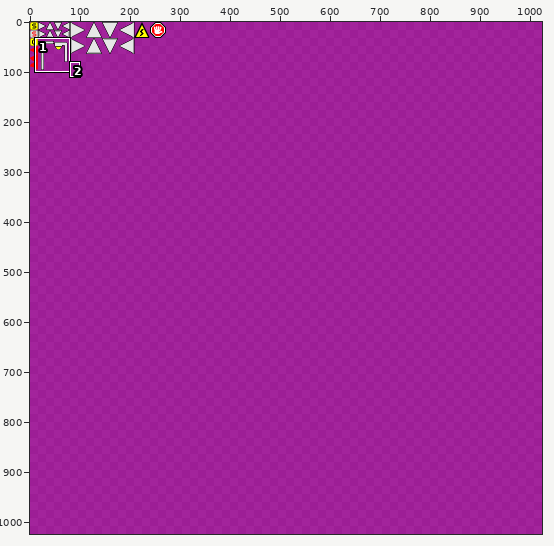
Two versions of one pixel-art file, gfx/src/sprites-gen.ase. Above, an overview of the earlier version with the close-up marked.
Close-up. Before the edit:
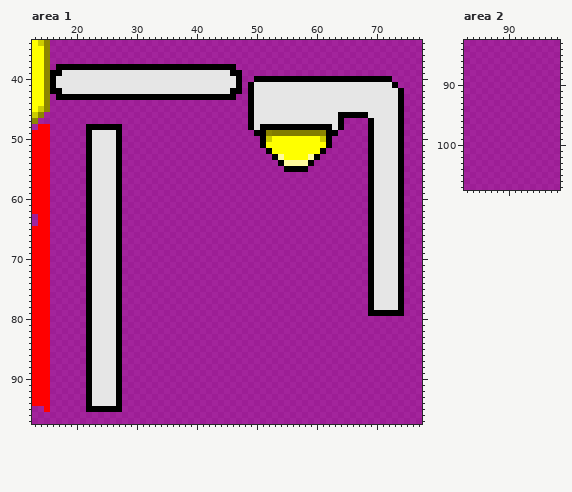
1024x1024 pixels, 1 frame. Shown: area 1: x 13..77, y 34..97; area 2: x 83..98, y 83..107. The commit also changed other parts of the picture, which this record leaves out.
And afterwards:
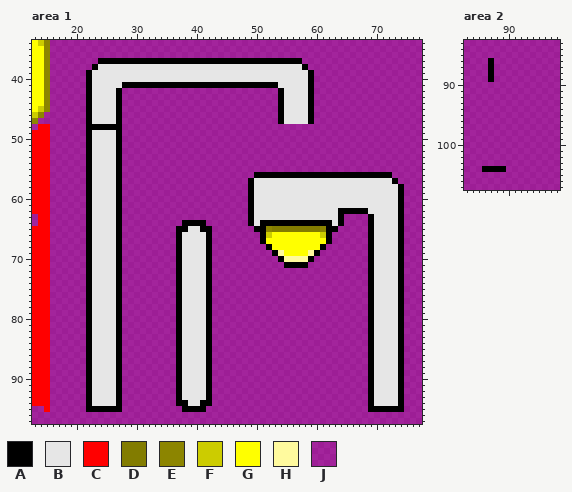
Palette (. is transparent): A #000000  B #e6e6e6  C #ff0000  D #827c00  E #8c8500  F #cccc00  G #ffff00  H #fffa9e  J #ff00e980
Difference:
Changed rows in their new state; - is an unchanged pixel.
Area 1, layer "gfx":
first column x 16:
37 --------AAAAAAAAAAAAAAAAAAAAAAAAAAAAAAAAAA-----------------
38 -JJJJJJ-BBBBBBBBBBBBBBBBBBBBBBBBBBBBBBBBBBA----------------
39 JJJJJJA-----------------------BBBBBBBBBBBBBA---------------
40 JJJJJJA------------------------BBBBBBBBBBBB-JJJJJJJJJJJJJ--
41 JJJJJJA-----AAAAAAAAAAAAAAAAAAA-A-AAAA-----AJJJJJJJJJJJJJJ-
42 JJJJJJA----AJJJJJJJJJJJJJJJJJJJJ-JJJJJA----AJJJJJJJJJJJJJJJ
43 -JJJJJ-BBBB-JJJJJJJJJJJJJJJJJJJ--JJJJJA----AJJJJJJJJJJJJJJJ
44 ------ABBBBA---------------------JJJJJA----AJJJJJJJJJJJJJJJ
45 ------ABBBBA---------------------JJJJJA----AJJJJJJJJJJJJJJJ
46 ------ABBBBA---------------------JJJJJA----AJJJJJJJJJJJJJJJ
47 ------ABBBBA---------------------JJJJJA----AJJJJJ----JJJJJJ
48 ---------------------------------JJJJJJJJJJJJJJJJ----JJJJJJ
49 ----------------------------------JJJJJJJJJJJJJJ-----JJJJJJ
50 -----------------------------------JJJJJJJJJJJJ------JJJJJJ
51 -----------------------------------JJJJJJJJJJJJ------JJJJJJ
52 ------------------------------------JJJJJJJJJJ-------JJJJJJ
53 -------------------------------------JJJJJJJJ--------JJJJJJ
54 --------------------------------------JJJJJJ---------JJJJJJ
55 ---------------------------------------JJJJ----------JJJJJJ
56 ----------------------------------AAAAAAAAAAAAAAAAAAA-AAAJJ
57 ---------------------------------ABBBBBBBBBBBBBBBBBBBB---AJ
58 ---------------------------------ABBBBBBBBBBBBBBBBBBBB-----
59 ---------------------------------ABBBBBBBBBBBBBBBBBBBB-----
60 ---------------------------------ABBBBBBBBBBBBBBBBBBBB-----
61 ---------------------------------ABBBBBBBBBBBBBBBBBBBB-----
62 ---------------------------------ABBBBBBBBBBBBBBAAAAAB-----
63 ---------------------------------ABBBBBBBBBBBBBBA----------
64 ----------------------AAAA-------ABAAAAAAAAAAAABA----------
65 ---------------------AABBAA-------AAEDDDDDDDDEAA-----------
66 ---------------------ABBBBA--------AFGGGGGGGGFA------------
67 ---------------------ABBBBA--------AGGGGGGGGGGA------------
68 ---------------------ABBBBA---------AGGGGGGGGA-------------
69 ---------------------ABBBBA----------AHGGGGHA--------------
70 ---------------------ABBBBA-----------AHHHHA---------------
71 ---------------------ABBBBA------------AAAA----------------
72 ---------------------ABBBBA--------------------------------
73 ---------------------ABBBBA--------------------------------
74 ---------------------ABBBBA--------------------------------
75 ---------------------ABBBBA--------------------------------
76 ---------------------ABBBBA--------------------------------
77 ---------------------ABBBBA--------------------------------
78 ---------------------ABBBBA--------------------------------
79 ---------------------ABBBBA---------------------------BBBB-
80 ---------------------ABBBBA--------------------------ABBBBA
81 ---------------------ABBBBA--------------------------ABBBBA
82 ---------------------ABBBBA--------------------------ABBBBA
83 ---------------------ABBBBA--------------------------ABBBBA
84 ---------------------ABBBBA--------------------------ABBBBA
85 ---------------------ABBBBA--------------------------ABBBBA
86 ---------------------ABBBBA--------------------------ABBBBA
87 ---------------------ABBBBA--------------------------ABBBBA
88 ---------------------ABBBBA--------------------------ABBBBA
89 ---------------------ABBBBA--------------------------ABBBBA
90 ---------------------ABBBBA--------------------------ABBBBA
91 ---------------------ABBBBA--------------------------ABBBBA
92 ---------------------ABBBBA--------------------------ABBBBA
93 ---------------------ABBBBA--------------------------ABBBBA
94 ---------------------AABBAA--------------------------ABBBBA
95 ----------------------AAAA---------------------------AAAAAA
Area 2, layer "gfx-layer2":
first column x 87:
 86 A
 87 A
 88 A
 89 A
first column x 86:
104 AAAA
Boxes around the changes in both close-ups, in picture pixels (x1, y1, x2, y2):
changed: (50, 58, 404, 412)
changed: (488, 58, 494, 82)
changed: (482, 166, 506, 172)
